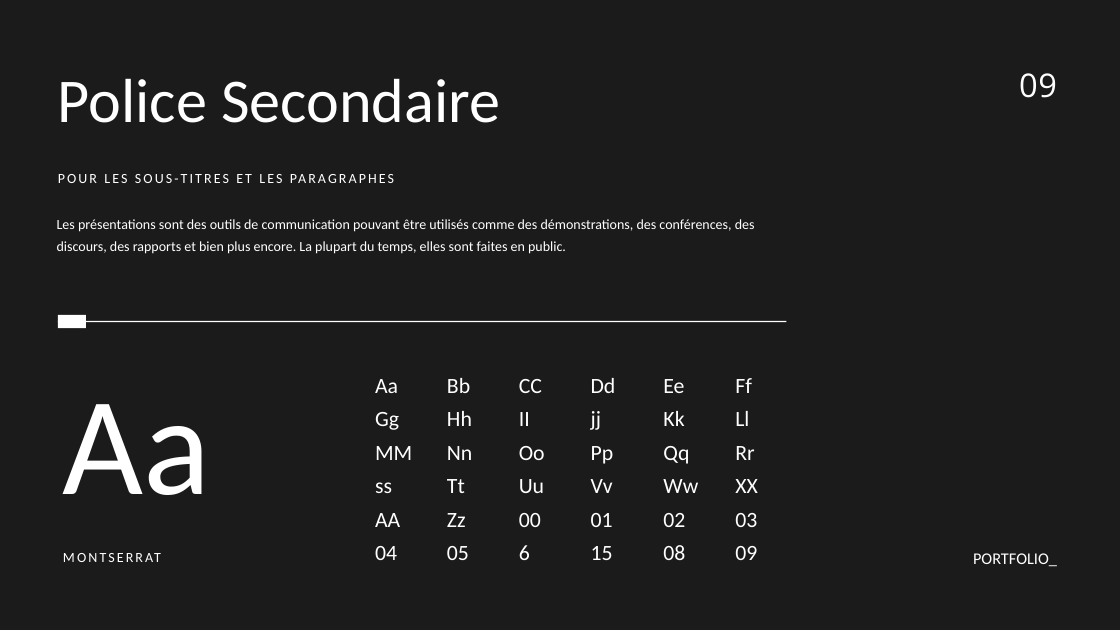
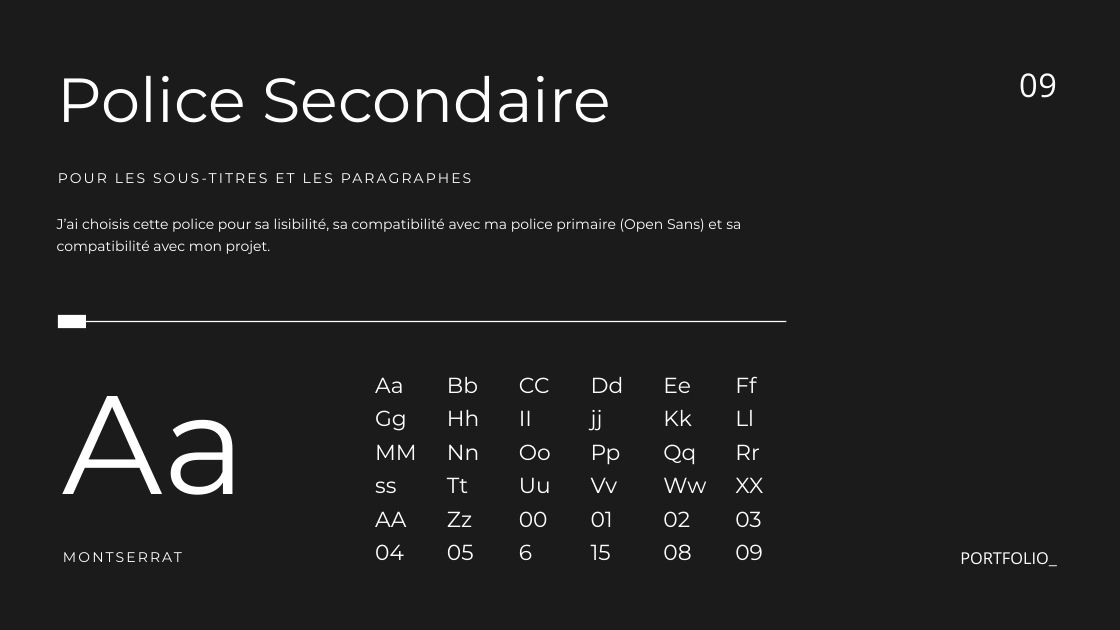
Before and after one commit to Kikuichimonji/Portfolio, a slide deck: slide 9 of Thomas-roess.fr.pptx. Drawn at 1120x630 pixels with LibreOffice and Linux fonts; fonts in the diff are those of the drawing. Boxes give left, top, right and bottom in pixels: in the first picture for what was removed or moved away, otherwise in the second. Text is boxed around its words. In the diff, an @@ line names an element or a change of style, - is before the commit and + after.

```diff
--- a/Thomas-roess.fr.pptx
+++ b/Thomas-roess.fr.pptx
@@ text at box(57, 218, 741, 254): text changed; font Calibri to Montserrat @@
-Les présentations sont des outils de communication pouvant être utilisés comme des démonstrations, des conférences, des discours, des rapports et bien plus encore. La plupart du temps, elles sont faites en public.
+J’ai choisis cette police pour sa lisibilité, sa compatibilité avec ma police primaire (Open Sans) et sa compatibilité avec mon projet.
@@ font Calibri to Montserrat in 40 elements at box(58, 167, 786, 185), box(58, 76, 611, 123), box(63, 546, 321, 564), box(591, 477, 618, 493), box(591, 511, 613, 527), box(591, 377, 624, 393), box(591, 410, 603, 431), box(591, 444, 621, 465), box(591, 544, 611, 560), box(519, 477, 551, 493), box(663, 477, 706, 493), box(735, 477, 763, 493), box(375, 481, 396, 493), box(375, 511, 406, 527), box(447, 477, 468, 493), box(447, 511, 472, 527), box(519, 511, 548, 527), box(663, 511, 690, 527), box(735, 511, 761, 527), box(519, 377, 550, 393), box(519, 410, 532, 426), box(519, 444, 551, 460), box(663, 377, 691, 393), box(663, 410, 692, 426), box(663, 444, 696, 465), box(735, 376, 756, 393), box(735, 410, 754, 426), box(735, 444, 759, 460), box(375, 377, 403, 393), box(375, 410, 407, 431), box(375, 444, 417, 460), box(447, 377, 478, 393), box(447, 410, 479, 426), box(447, 444, 479, 460), box(375, 544, 404, 560), box(447, 544, 474, 560), box(519, 544, 532, 560), box(663, 544, 691, 560), box(735, 544, 763, 560), box(63, 396, 246, 495) @@
@@ text "PORTFOLIO_" at box(960, 552, 1057, 567): font Calibri to Open Sans @@
```
Also in this commit, not shown: 14 other slides changed.
